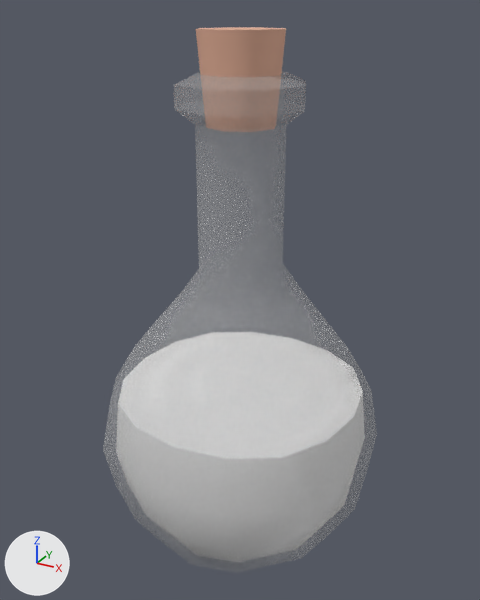
Two versions of the FBX model Assets/03.Prefabs/Enemy/Weapon/Potion_Paralysis/Mesh/Weapon_Potion_Paralysis.fbx, one commit apart.
Camera for both pictures: a 50 mm camera at (0.196, -0.358, 0.383) aimed at (-0.004, 0.005, 0.201). The lights are fixed; the arrows at lower left show +X, +Y and +Z. Where no turn or scale is listed for an object, it has been applied to the vertices.
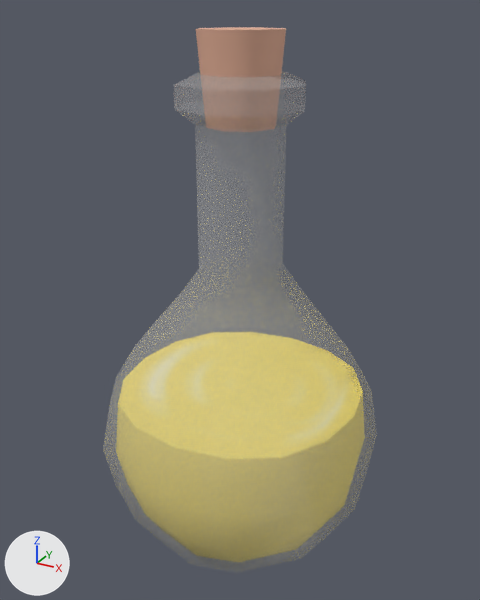
Boxes [x1, y1, x2, y2] around the edits, measured in the pictures (480 x 600 px):
'Box002', recoloured (grey to yellow): [116, 332, 365, 562] in both

What changed in the scene script:
```text
Add img_yellow_bottle_tga:
    img_yellow_bottle_tga = load_image('Yellow_Bottle.tga', '_unpacked/Yellow_Bottle.tga', 258, 258, 'sRGB')
Add mat_material__26:
    mat_material__26 = principled_material('Material #26')
    mat_material__26.texture = img_yellow_bottle_tga  # with its transparency
    mat_material__26.roughness = 0.859
Change me_mesh:
    where me_mesh.from_pydata(...)  # 238 vertices, 244 faces; spans x -0.096..0.096, y -0.096..0.096, z 0.0..0.373
    remove me_mesh.materials.append(mat_material__23)  # picture img_white_bottle_tga
    add me_mesh.materials.append(mat_material__26)  # picture img_yellow_bottle_tga
```
